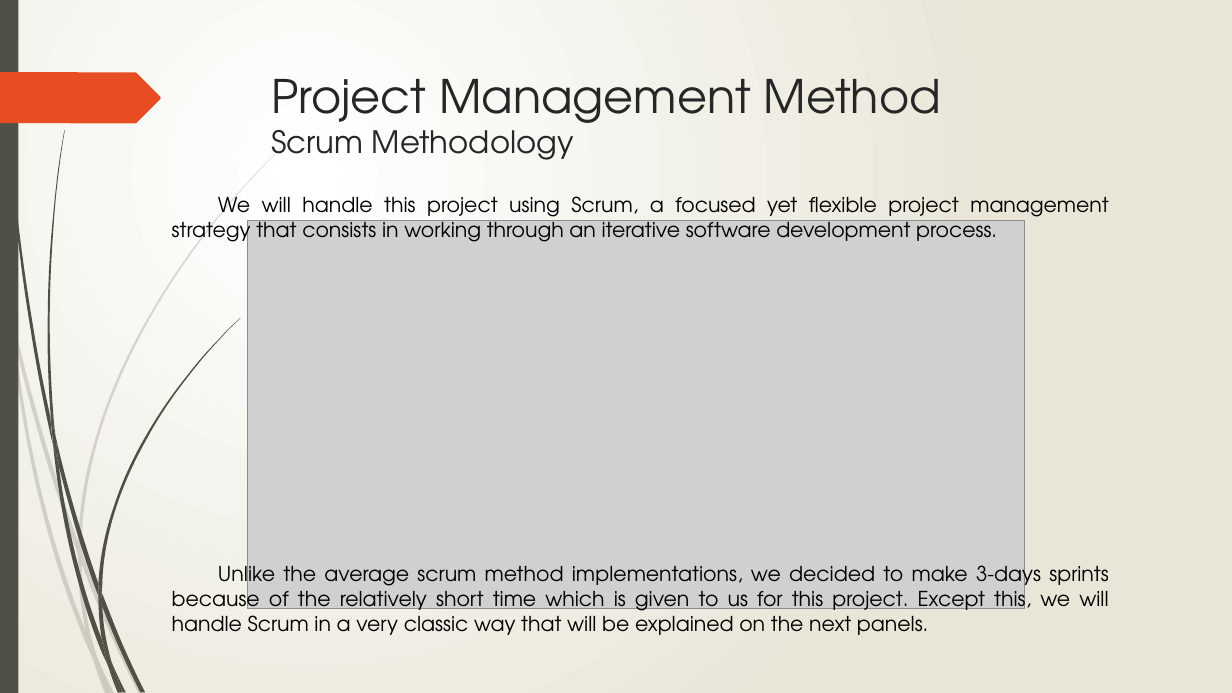
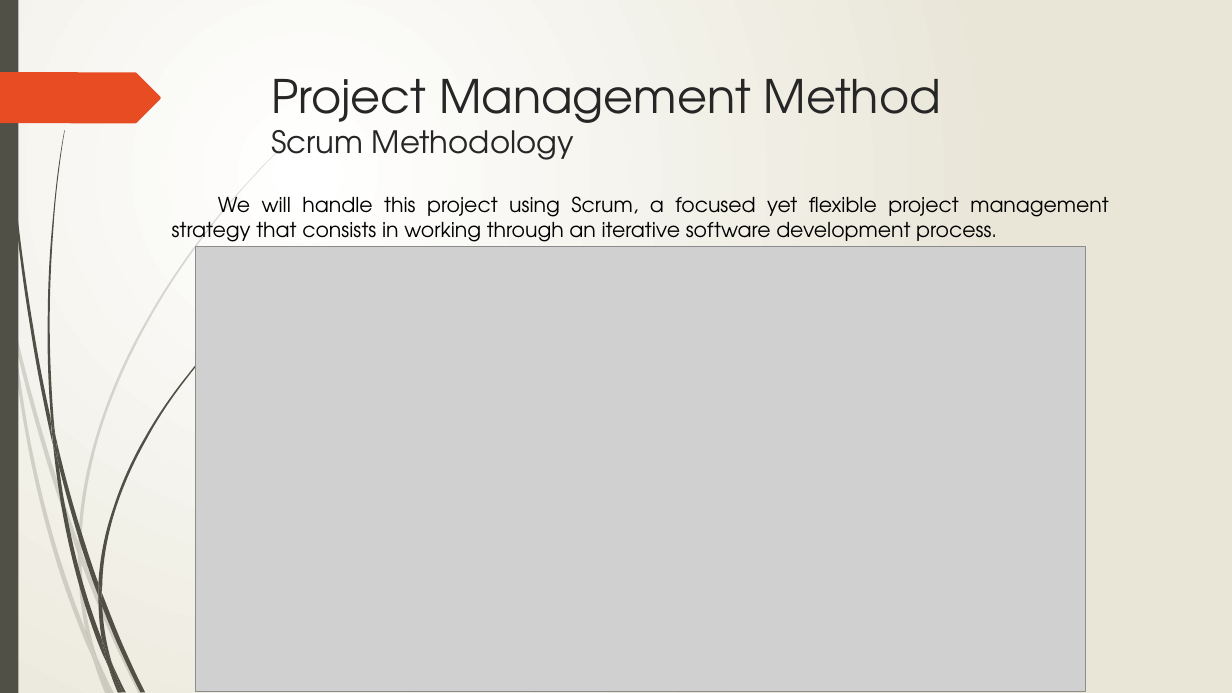
Before and after one commit to Toulouse-Exia-A4/AtlantisToulouseUML, a slide deck: slide 4 of ProjectManagement/Project Management.pptx. Drawn at 1232x693 pixels with LibreOffice and Linux fonts; fonts in the diff are those of the drawing; grey boxes stand for pictures. Boxes give left, top, right and bottom in pixels: in the first picture for what was removed or moved away, otherwise in the second. Text is boxed around its words. In the diff, an @@ line names an element or a change of style, - is before the commit and + after.

Commit message:
PM ppt V1

```diff
--- a/ProjectManagement/Project Management.pptx
+++ b/ProjectManagement/Project Management.pptx
@@ picture: place and size @@
-picture at (248, 221, 1025, 609)
+picture at (196, 247, 1086, 692)
@@ text removed at (172, 560, 1109, 635) @@
-Unlike the average scrum method implementations, we decided to make 3-days sprints because of the relatively short time which is given to us for this project. Except this, we will handle Scrum in a very classic way that will be explained on the next panels.
```
Also in this commit, not shown: 3 other slides changed, 1 slide added.
